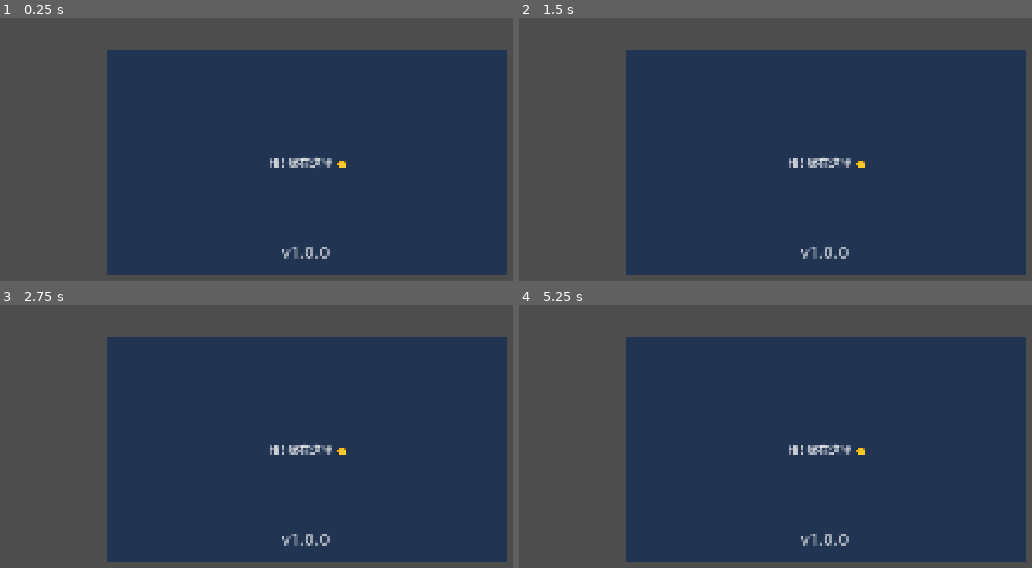
Above: before the commit, frames 1-4 (two rows, left to right).
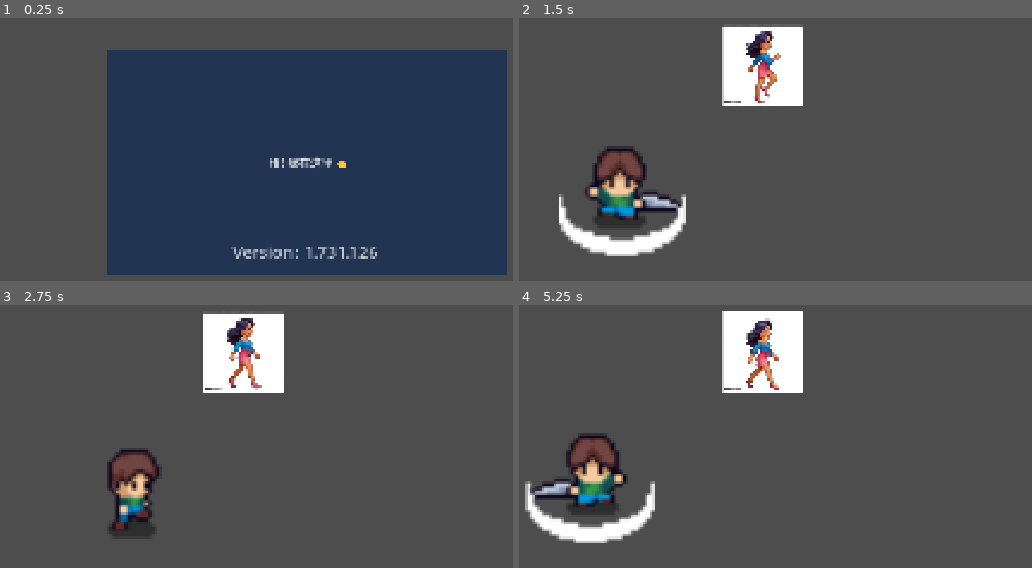
Above: after the commit, the same moments.

Repository: backtend/godothey
Game: Godot game, scene res://scenes/home/Home.tscn
Same seed, same stepped clock (60 frames per second), same inputs: the game is played once before the commit and once after it. The engine's default icon, where the game draws it, is replaced by a stand-in: a white triangle on a blue panel in a dark square.
Inputs:
- Up to frame 1 (0.25 s): no input
- Up to frame 2 (1.5 s): tap Enter at 0.5 s; hold D (right) 0.53-1.28 s; tap J (attack) at 0.6, 1.35 s; hold S (down) from 1.28 s (still down)
- Up to frame 3 (2.75 s): release S (down) at 2.03 s; hold D (right) from 2.03 s (still down); tap J (attack) at 2.1 s
- Up to frame 4 (5.25 s): release D (right) at 2.78 s; hold W (up) 2.78-3.53 s; tap J (attack) every 0.75 s from 2.85 to 5.1 s; hold A (left) 3.53-5.03 s; hold S (down) from 5.03 s (still down)

The runs differ from the first frame. In frame 1, 0.7% of the frame differs, in the area x 45-74%, y 87-92%; in frame 2, 71%; in frame 3, 68%; in frame 4, 73%, in the area x 1-99%, y 2-98%.
Error before the commit: Invalid call. Nonexistent function 'get_val' in base 'Nil'. (res://scripts/uis/Main.gd:8)

Commit message:
更新项目UID文件，移除不必要的.gitignore条目

Diff:
--- a/project.godot
+++ b/project.godot
@@ -18,8 +18,8 @@
 
 [autoload]
 
-Auth="*uid://ccotnur7hg2ks"
-Configuration="*uid://b0p6qhqq0rymv"
+Auth="*uid://3qhtplm17ads"
+Configuration="*uid://dt4xjxocbvk1c"
 
 [display]
 
Not shown, added: scripts/autoload/Auth.gd.uid
Not shown, added: scripts/autoload/Configuration.gd.uid
Not shown, added: scripts/entities/player/Goboy.gd.uid
Not shown, added: scripts/helpers/DatetimeHelper.gd.uid
Not shown, added: scripts/helpers/StringHelper.gd.uid
Not shown, added: scripts/libs/HttpBinLib.gd.uid
Not shown, added: scripts/libs/HttpJwtLib.gd.uid
Not shown, added: scripts/libs/HttpMdtLib.gd.uid
Not shown, added: scripts/logics/UpgdateLogic.gd.uid
Not shown, added: scripts/logics/UpgradeLogic.gd.uid
Not shown, added: scripts/logics/WelcomeLogic.gd.uid
Not shown, added: scripts/uis/Main.gd.uid
(and 3 more such lines)
